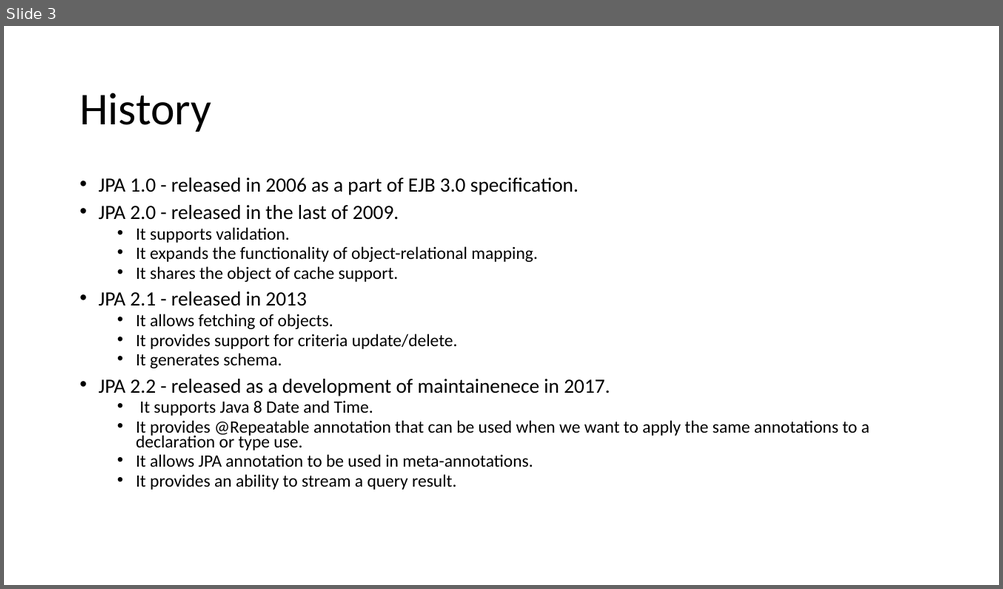
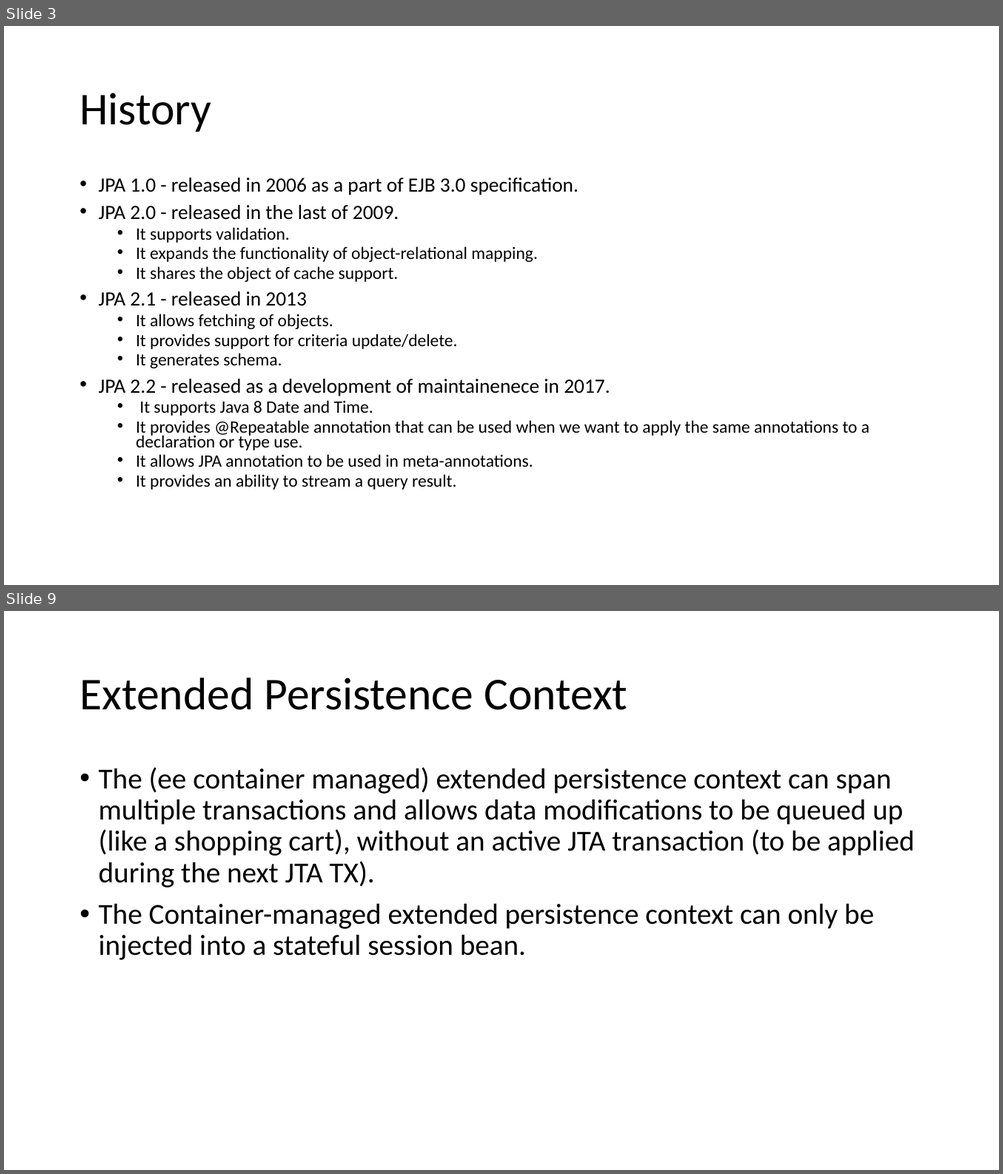
Before and after one commit to lawren43/mytest-repo, a slide deck: test-springmvc/doc/20181018-Spring JPA.pptx. Shown one above the other, each under a label of ours: slide 3 before the commit, slides 3 and 9 after it; the slides between them are not shown. The pictures are 1003x589 and 1003x1174 pixels, drawn with LibreOffice and Linux fonts; fonts in the diff are those of the drawing. Boxes give left, top, right and bottom in pixels: in the first picture for what was removed or moved away, otherwise in the second. Text is boxed around its words. In the diff, an @@ line names an element or a change of style, - is before the commit and + after.

```diff
--- a/test-springmvc/doc/20181018-Spring JPA.pptx
+++ b/test-springmvc/doc/20181018-Spring JPA.pptx
@@ slide 9 added at (x1=4, y1=611, x2=999, y2=1170), background #FFFFFF @@
@@ title added at (x1=79, y1=678, x2=627, y2=710), 44 pt, text #000000 @@
+Extended Persistence Context
@@ text added at (x1=99, y1=767, x2=914, y2=960), 28 pt, text #000000 @@
+• The (ee container managed) extended persistence context can span multiple transactions and allows data modifications to be queued up (like a shopping cart), without an active JTA transaction (to be applied during the next JTA TX).
+• The Container-managed extended persistence context can only be injected into a stateful session bean.
```
Also in this commit, not shown: 1 slide changed, 17 other slides added, 3 other files.
